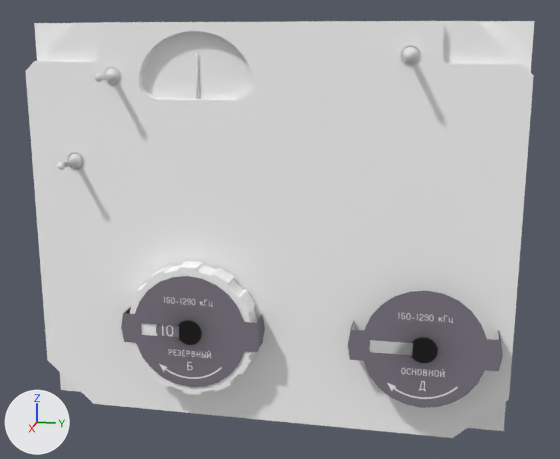
The Blender file Panels/Instruments-3d/ark/ark.blend as it was, and as the next commit left it.
Both versions are drawn from a camera (50 mm lens) standing at (0.196, 0.0421, 0.0486) and looking at (0.0081, 0.0045, 0.0016). The axes (+X, +Y, +Z) are drawn at lower left. The lights are the same throughout.
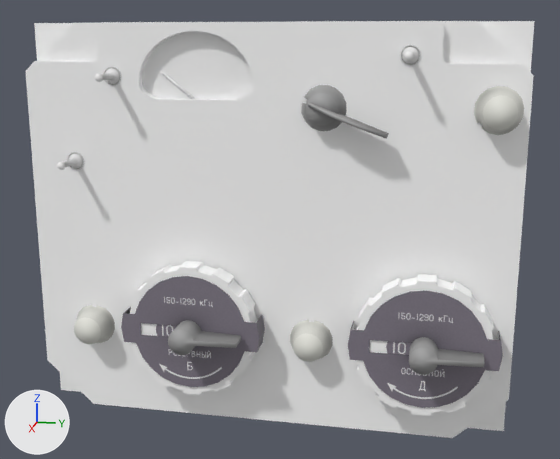
Patch to the scene script:
```diff
--- a/Panels/Instruments-3d/ark/ark.blend.py
+++ b/Panels/Instruments-3d/ark/ark.blend.py
@@ me_sphere_005 @@
 me_sphere_005.from_pydata(...)  # 64 vertices, 48 faces; spans x -0.95..0.95, y -0.95..0.95, z 0.61..0.71
+me_sphere_005.materials.append(mat_knobs_png)  # picture img_knobs_png
@@ me_cylinder_005 @@
+me_cylinder_005.from_pydata(...)  # 51 vertices, 50 faces; spans x -0.98..0.98, y -0.98..0.98, z -1.0..-0.05
+me_cylinder_005.polygons.foreach_set('use_smooth', [True] * 50)
+me_cylinder_005.materials.append(mat_knobs_png)  # picture img_knobs_png
@@ me_cylinder_004_1 @@
+me_cylinder_004_1.from_pydata(...)  # 37 vertices, 35 faces; spans x -0.98..0.98, y -0.98..4.08, z -1.0..0.62
+me_cylinder_004_1.polygons.foreach_set('use_smooth', [True] * 35)
+me_cylinder_004_1.materials.append(mat_knobs_png)  # picture img_knobs_png
@@ ob_cube_001 @@
 ob_cube_001 = bpy.data.objects.new('Cube.001', me_cube_001)
-ob_cube_001.location = (-0.0019, 0.0, 0.0)
-ob_cube_001.rotation_euler = (1.571, 0.0, 0.0)  # degrees (90, 0, 0)
+ob_cube_001.location = (-0.0019, 0.0191, 0.0259)
+ob_cube_001.rotation_euler = (2.465, 0.0, 0.0)  # degrees (141, 0, 0)
 ob_cube_001.scale = (1.0, 0.886, 1.0)
@@ ob_cylinder_006 @@
-ob_cylinder_006 = bpy.data.objects.new('Cylinder.006', me_cylinder_008)
-ob_cylinder_006.location = (0.0121, 0.0563, 0.0323)
+ob_cylinder_006 = bpy.data.objects.new('Cylinder.006', me_cylinder_007)
+ob_cylinder_006.location = (0.0121, 0.0125, -0.0283)
 ob_cylinder_006.rotation_euler = (0.0, 1.571, 0.0)  # degrees (0, 90, 0)
 ob_cylinder_006.scale = (0.00579, 0.00579, 0.00579)
-ob_cylinder_006.hide_set(True)  # its collection is switched off
@@ ob_cylinder_005 @@
-ob_cylinder_005 = bpy.data.objects.new('Cylinder.005', me_cylinder_007)
-ob_cylinder_005.location = (0.0121, 0.0125, -0.0283)
-ob_cylinder_005.rotation_euler = (0.0, 1.571, 0.0)  # degrees (0, 90, 0)
+ob_cylinder_005 = bpy.data.objects.new('Cylinder.005', me_cylinder_005)
+ob_cylinder_005.location = (0.0121, 0.0563, 0.0323)
+ob_cylinder_005.rotation_euler = (1.571, -0.703, 1.571)  # degrees (90, -40, 90)
 ob_cylinder_005.scale = (0.00579, 0.00579, 0.00579)
-ob_cylinder_005.hide_set(True)  # its collection is switched off
@@ ob_cylinder_004 @@
 ob_cylinder_004.location = (0.0121, 0.015, 0.0322)
-ob_cylinder_004.rotation_euler = (0.0, 1.571, 0.0)  # degrees (0, 90, 0)
+ob_cylinder_004.rotation_euler = (1.571, 0.355, 1.571)  # degrees (90, 20, 90)
 ob_cylinder_004.scale = (0.00579, 0.00579, 0.00579)
-ob_cylinder_004.hide_set(True)  # its collection is switched off
@@ ob_knob_l @@
 ob_knob_l.scale = (0.00579, 0.00579, 0.00579)
-ob_knob_l.hide_set(True)  # its collection is switched off
@@ ob_circle_002 @@
 ob_circle_002.scale = (0.0178, 0.0178, 0.0178)
-ob_circle_002.hide_set(True)  # its collection is switched off
@@ ob_right @@
+ob_right = bpy.data.objects.new('right', me_cylinder_004_1)
+ob_right.location = (0.0176, 0.0417, -0.026)
+ob_right.rotation_euler = (0.0, 1.571, 0.0)  # degrees (0, 90, 0)
+ob_right.scale = (0.00347, 0.00347, 0.00423)
@@ ob_left @@
+ob_left = bpy.data.objects.new('left', me_cylinder_004_1.copy())
+ob_left.location = (0.0176, -0.0187, -0.026)
+ob_left.rotation_euler = (0.0, 1.571, 0.0)  # degrees (0, 90, 0)
+ob_left.scale = (0.00347, 0.00347, 0.00423)
@@ ob_tens_r @@
+ob_tens_r = bpy.data.objects.new('tens_r', me_circle_009.copy())  # the mesh of ob_tens_l
+ob_tens_r.location = (0.0132, 0.0417, -0.026)
+ob_tens_r.rotation_euler = (0.0, -1.571, 0.0)  # degrees (0, -90, 0)
+ob_tens_r.scale = (0.00756, 0.00756, 0.00756)
```

Boxes [x1, y1, x2, y2] around the edits, measured in the pictures (560 x 459 px):
'Circle.002', shown
    after: [355, 274, 497, 416]
'Cylinder.004', shown
    after: [301, 85, 389, 139]
'Cylinder.005', shown
    after: [474, 86, 524, 135]
'right', added
    after: [409, 337, 485, 375]
'left', added
    after: [168, 320, 241, 355]
'Cylinder.006', shown
    after: [290, 320, 333, 362]
'knob_l', shown
    after: [74, 305, 115, 344]
'tens_r', added
    after: [386, 341, 411, 355]
'Cube.001', moved, turned
    before: [196, 53, 199, 99]
    after: [161, 71, 195, 99]
